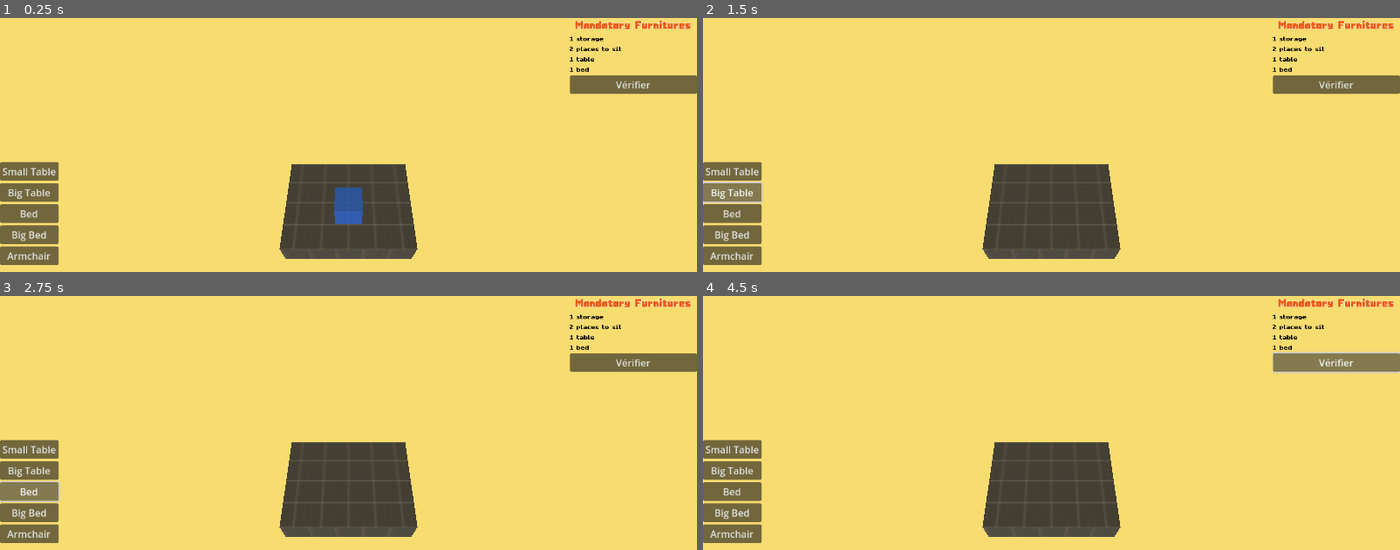
Above: before the commit, frames 1-4 (two rows, left to right).
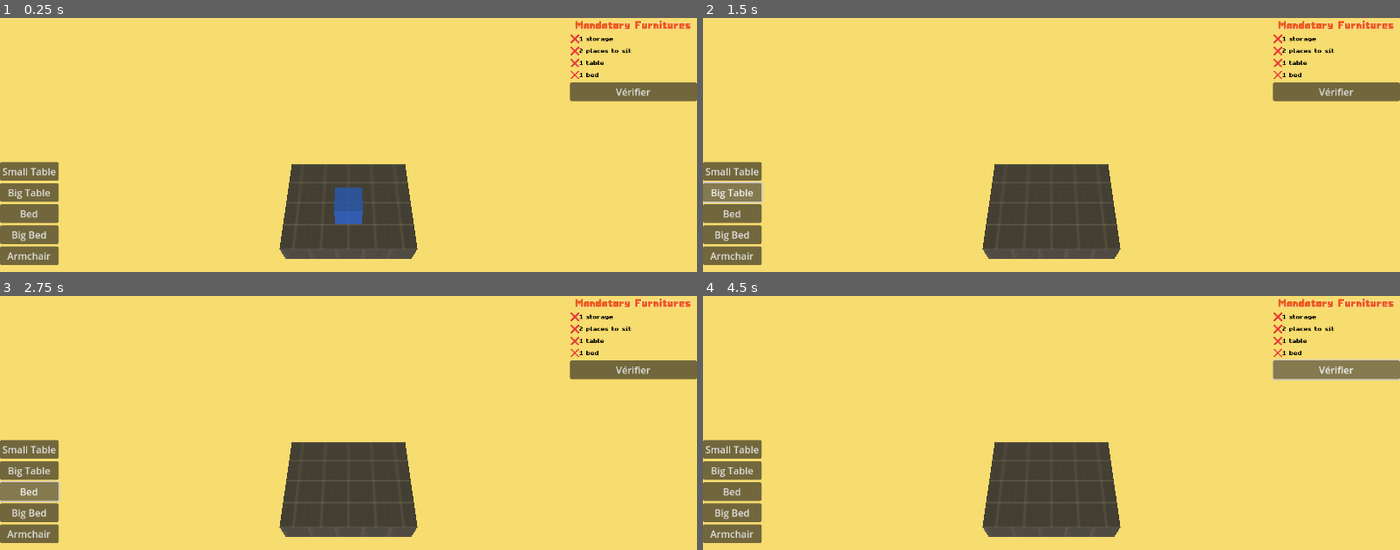
Above: after the commit, the same moments.

Repository: Bigaston/LDJam54
Game: Godot game, scene res://scenes/Main.tscn
Same seed, same stepped clock (60 frames per second), same inputs: the game is played once before the commit and once after it.
Inputs:
- Up to frame 1 (0.25 s): no input
- Up to frame 2 (1.5 s): click "Small Table" at 0.5 s; click "Big Table" at 1.25 s
- Up to frame 3 (2.75 s): click "Bed" at 2 s
- Up to frame 4 (4.5 s): click "Big Bed" at 2.75 s; click "Armchair" at 3.5 s; click "Vérifier" at 4.25 s

The runs differ from the first frame. In frame 1, 1.5% of the frame differs, in the area x 81-100%, y 6-33%; in frame 2, 1.5%; in frame 3, 1.5%; in frame 4, 1.7%, in the area x 81-100%, y 6-34%.

Commit message:
update des trucs nécéssaires

Diff:
--- a/scripts/UI.gd
+++ b/scripts/UI.gd
@@ -24,11 +24,20 @@
 
 func add_needs(need: String):
 	var text = Label.new()
-	text.text = need
+	text.text = "❌" + need
+	text.name = "need_" + need
 	text.label_settings = load("res://ressources/fonts/text.tres")
 
 	$ScrollContainer/TaskContainer.add_child(text)
 	$ScrollContainer/TaskContainer.move_child(text, $ScrollContainer/TaskContainer/Title.get_index() + 1)
 
+func set_need_fullfill(need: String, filled: bool):
+	var text = $ScrollContainer/TaskContainer.get_node("need_" + need)
+
+	if filled:
+		text.text = "✔️" + need
+	else:
+		text.text = "❌" + need
+
 func _on_button_pressed():
 	check_level.emit()
--- a/scripts/main_game.gd
+++ b/scripts/main_game.gd
@@ -90,15 +90,16 @@
 			needed_characs[charac] = 1
 
 	for key in needed_characs.keys():
-		var string = ""
-		if needed_characs[key] > 1:
-			string = str(needed_characs[key]) + " " + Level.FurnitureTypeNamePlural[key]
-		else:
-			string = str(needed_characs[key]) + " " + Level.FurnitureTypeName[key]
-
-		print(string)
-
-		$UI.add_needs(string)
+		$UI.add_needs(get_need_string(key, needed_characs[key]))
+
+func get_need_string(furniture_type, number):
+	var string = ""
+	if number > 1:
+		string = str(number) + " " + Level.FurnitureTypeNamePlural[furniture_type]
+	else:
+		string = str(number) + " " + Level.FurnitureTypeName[furniture_type]
+
+	return string
 
 func _process(delta):
 	# Visible position of the furniture
@@ -139,6 +140,7 @@
 
 			furniture_to_place = null
 			last_frame_correct_status = null
+			update_completed_goal()
 
 	if Input.is_action_just_pressed("furniture_delete"):
 		var space_state = get_world_3d().direct_space_state
@@ -162,6 +164,7 @@
 			print(placed_furniture)
 
 			furniture.queue_free()
+			update_completed_goal()
 
 	# Check if position is correct
 	if furniture_to_place != null && selected_case != null:
@@ -249,4 +252,16 @@
 
 	print(placed_characs)
 
-	return false
+	var number_of_fulfill = 0
+
+	for key in needed_characs.keys():
+		var string = get_need_string(key, needed_characs[key])
+
+		if placed_characs.has(key) and placed_characs[key] >= needed_characs[key]:
+			$UI.set_need_fullfill(string, true)
+
+			number_of_fulfill+=1
+		else:
+			$UI.set_need_fullfill(string, false)
+
+	return number_of_fulfill >= needed_characs.keys().size()
